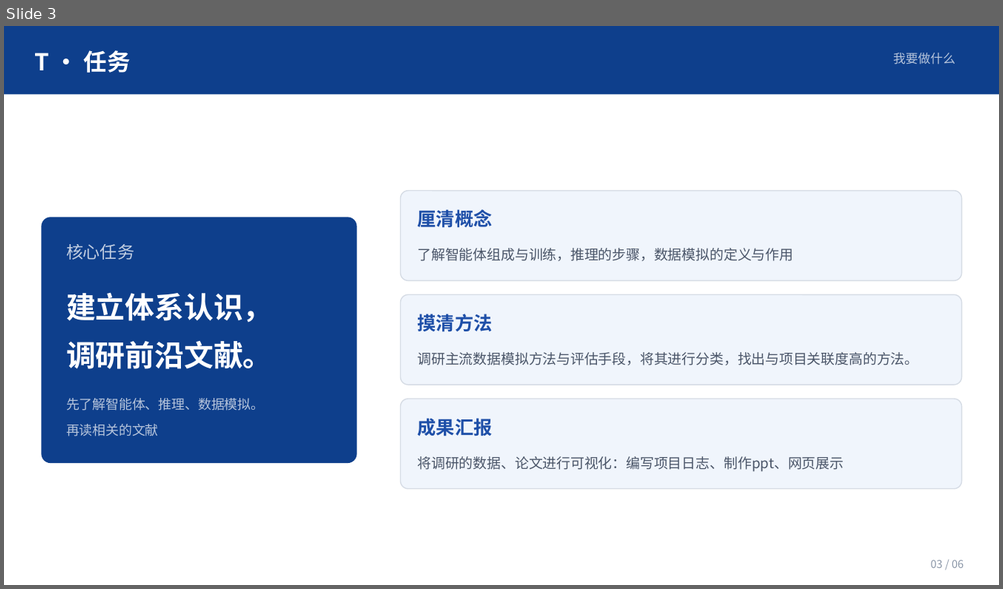
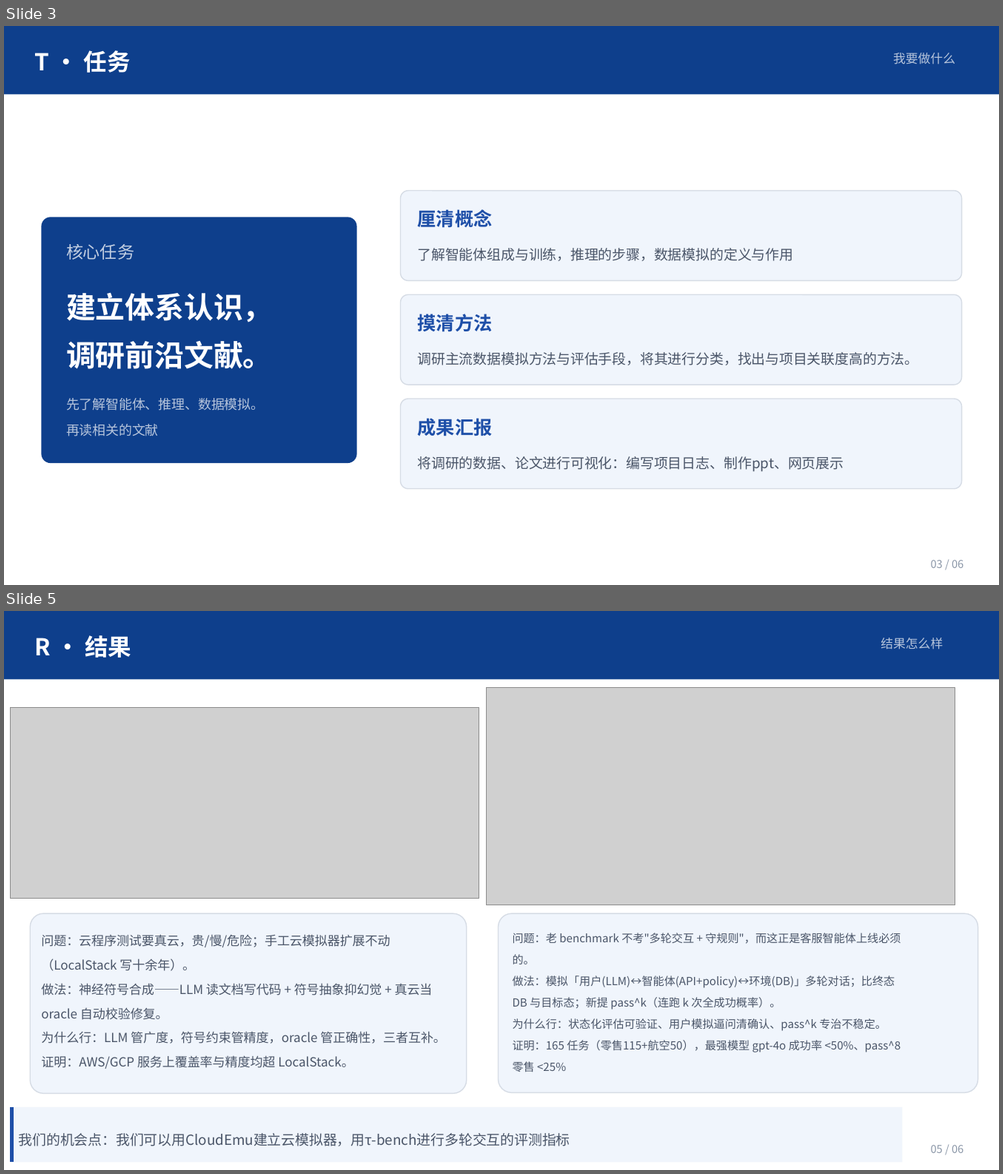
Before and after one commit to runlin1113/student_project_II, a slide deck: week3/凌润林第三周文献汇报.pptx. Shown one above the other, each under a label of ours: slide 3 before the commit, slides 3 and 5 after it; the slides between them are not shown. The pictures are 1003x589 and 1003x1174 pixels, drawn with LibreOffice and Linux fonts; fonts in the diff are those of the drawing; grey boxes stand for pictures. Boxes give left, top, right and bottom in pixels: in the first picture for what was removed or moved away, otherwise in the second. Text is boxed around its words. In the diff, an @@ line names an element or a change of style, - is before the commit and + after.

Commit message:
Sync updated literature PPT; stop publishing .workbuddy memory (local only)

```diff
--- a/week3/凌润林第三周文献汇报.pptx
+++ b/week3/凌润林第三周文献汇报.pptx
@@ slide 5 added at (x1=4, y1=611, x2=999, y2=1170), background #FFFFFF @@
@@ rectangle added at (x1=4, y1=611, x2=999, y2=680), fill #0E3F8C @@
@@ text added at (x1=35, y1=635, x2=131, y2=658), 22.5 pt, text #FFFFFF, bold @@
+R · 结果
@@ text added at (x1=880, y1=638, x2=942, y2=649), 12 pt, text #FFFFFF at 70% opacity @@
+结果怎么样
@@ picture added at (x1=486, y1=688, x2=956, y2=905) @@
@@ picture added at (x1=10, y1=707, x2=478, y2=898) @@
@@ text added at (x1=40, y1=898, x2=290, y2=900), 12.8 pt, text #4A5568 @@
+手工开发云模拟器工程量大、且跟不上变化
@@ rounded rectangle added at (x1=30, y1=914, x2=466, y2=1093), fill #F0F5FC, outline #D6DCE5 1 pt @@
@@ rounded rectangle added at (x1=498, y1=914, x2=978, y2=1093), fill #F0F5FC, outline #D6DCE5 1 pt @@
@@ text added at (x1=41, y1=934, x2=446, y2=1069), 12.2 pt, text #4A5568 @@
+问题：云程序测试要真云，贵/慢/危险；手工云模拟器扩展不动（LocalStack 写十余年）。
+做法：神经符号合成——LLM 读文档写代码 + 符号抽象抑幻觉 + 真云当 oracle 自动校验修复。
+为什么行：LLM 管广度，符号约束管精度，oracle 管正确性，三者互补。
+证明：AWS/GCP 服务上覆盖率与精度均超 LocalStack。
@@ text added at (x1=512, y1=933, x2=901, y2=1072), 10.8 pt, text #4A5568 @@
+问题：老 benchmark 不考"多轮交互 + 守规则"，而这正是客服智能体上线必须的。
+做法：模拟「用户(LLM)↔智能体(API+policy)↔环境(DB)」多轮对话；比终态 DB 与目标态；新提 pass^k（连跑 k 次全成功概率）。
+为什么行：状态化评估可验证、用户模拟逼问清确认、pass^k 专治不稳定。
+证明：165 任务（零售115+航空50），最强模型 gpt-4o 成功率 <50%、pass^8 零售 <25%
@@ rectangle added at (x1=10, y1=1107, x2=902, y2=1162), fill #F0F5FC @@
@@ freeform shape added at (x1=10, y1=1107, x2=933, y2=1162), fill #1E4FA8 @@
@@ text added at (x1=19, y1=1133, x2=570, y2=1147), 13.5 pt, text #4A5568 @@
+我们的机会点：我们可以用CloudEmu建立云模拟器，用τ-bench进行多轮交互的评测指标
@@ text added at (x1=930, y1=1145, x2=963, y2=1153), 10.5 pt, text #8B97A8 @@
+05 / 06
```
Also in this commit, not shown: 2 slides changed, 3 other files.
